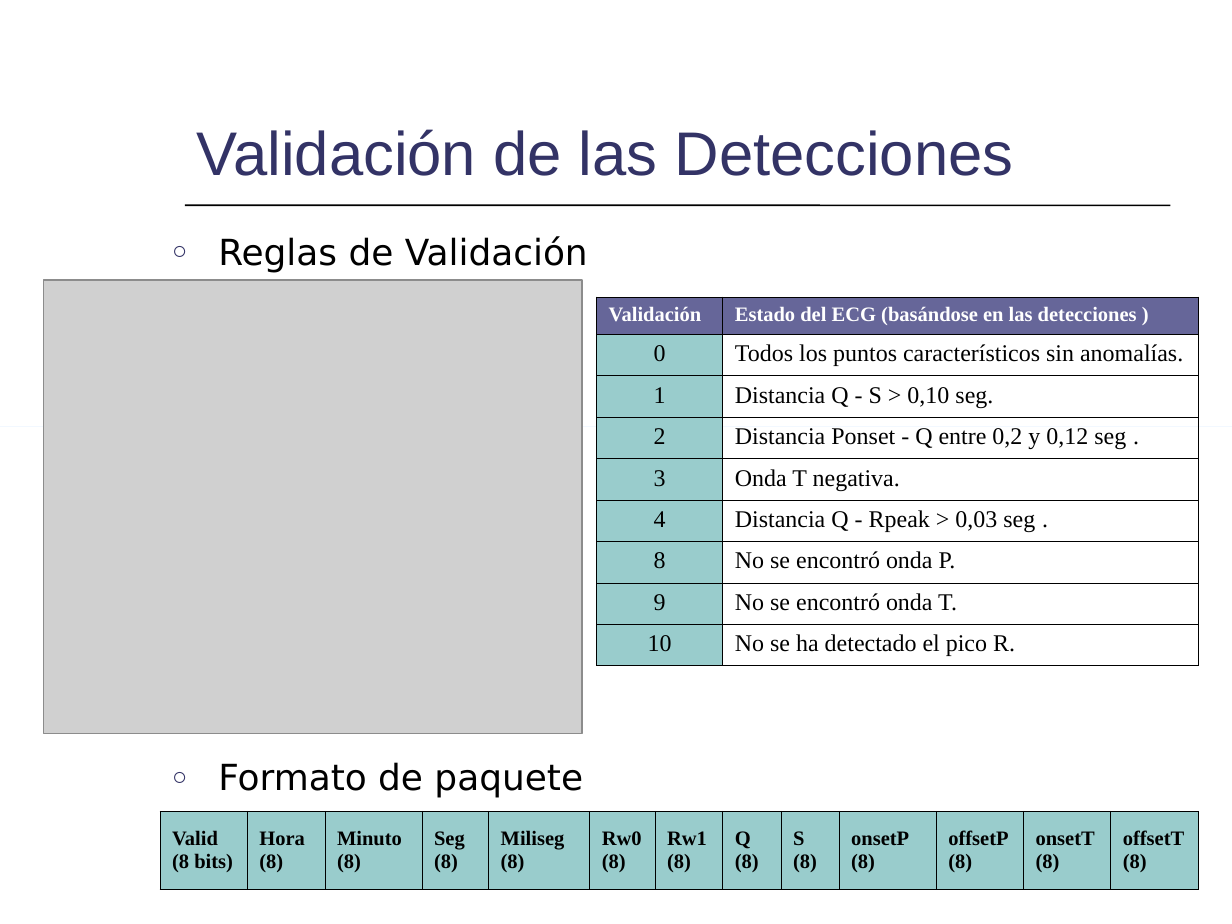
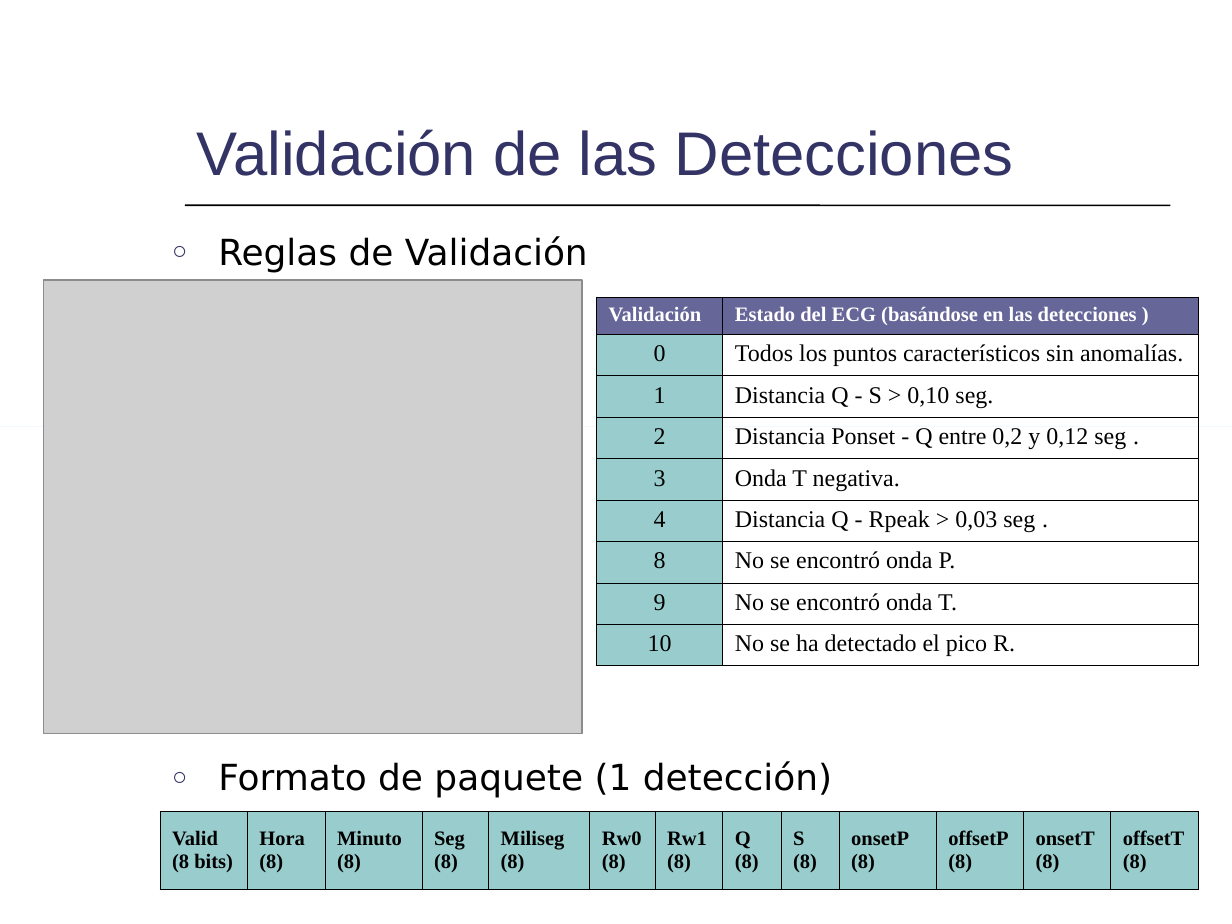
Before and after one commit to mmja/redsensores, a slide deck: slide 10 of Memoria/Consumo.ppt (slide 9 before the commit). Drawn at 1232x924 pixels with LibreOffice and Linux fonts; fonts in the diff are those of the drawing; grey boxes stand for pictures. Boxes give left, top, right and bottom in pixels: in the first picture for what was removed or moved away, otherwise in the second. Text is boxed around its words. In the diff, an @@ line names an element or a change of style, - is before the commit and + after.

```diff
--- a/Memoria/Consumo.ppt
+++ b/Memoria/Consumo.ppt
@@ text at box(218, 761, 832, 798): text changed @@
-○ Formato de paquete
+○ Formato de paquete (1 detección)
```
Also in this commit, not shown: 5 other slides changed, 1 slide added.
